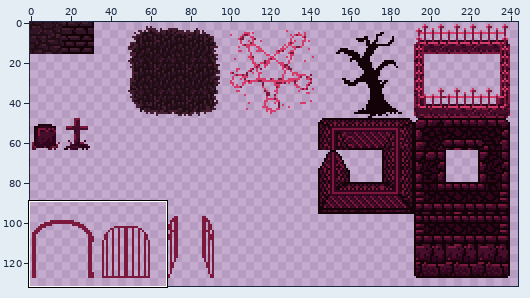
Sprite sheet -- ZarguufsGraveyardAdventure/Assets/Images/tilesheet1.png. The first picture is a wide view before the edit; the outline marks the close-up.
Close-up. Old version:
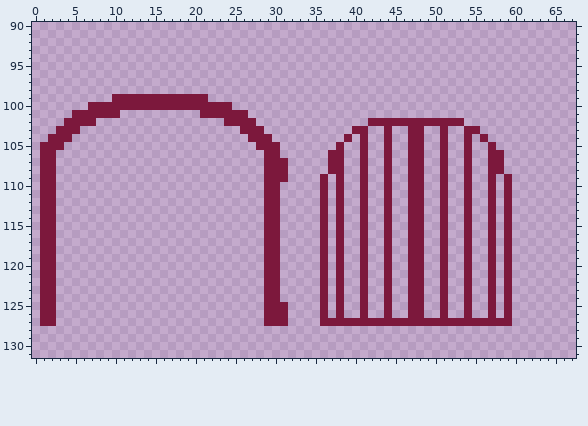
The file is 256x256 pixels. Shown: x 0..67, y 90..131. The wide view leaves out empty margins. The commit also changed other parts of the picture, which this record leaves out.
After the commit:
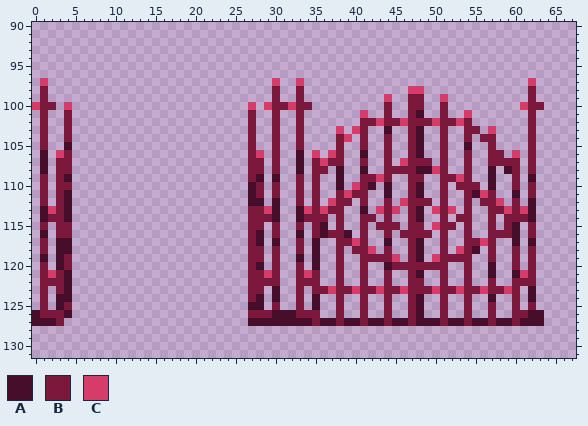
Palette (. is transparent): A #460e2b  B #7c183c  C #d53c6a
Diff:
@@ x 0..67 @@
  96 ....................................................................
- 97 ....................................................................
- 98 ....................................................................
- 99 ..........BBBBBBBBBBBB..............................................
-100 .......BBBBBBBBBBBBBBBBBB...........................................
-101 .....BBBBBB..........BBBBBB.........................................
-102 ....BBBB................BBBB..............BBBBBBBBBBBB..............
-103 ...BBB....................BBB...........BB..B..BB..B..BB............
-104 ..BBB......................BBB.........B.B..B..BB..B..B.B...........
-105 .BBB........................BBB.......B..B..B..BB..B..B..B..........
-106 .BB..........................BB......BB..B..B..BB..B..B..BB.........
-107 .BB..........................BBB.....BB..B..B..BB..B..B..BB.........
-108 .BB..........................BBB.....BB..B..B..BB..B..B..BB.........
-109 .BB..........................BBB....B.B..B..B..BB..B..B..B.B........
-110 .BB..........................BB.....B.B..B..B..BB..B..B..B.B........
-111 .BB..........................BB.....B.B..B..B..BB..B..B..B.B........
-112 .BB..........................BB.....B.B..B..B..BB..B..B..B.B........
-113 .BB..........................BB.....B.B..B..B..BB..B..B..B.B........
-114 .BB..........................BB.....B.B..B..B..BB..B..B..B.B........
-115 .BB..........................BB.....B.B..B..B..BB..B..B..B.B........
-116 .BB..........................BB.....B.B..B..B..BB..B..B..B.B........
-117 .BB..........................BB.....B.B..B..B..BB..B..B..B.B........
-118 .BB..........................BB.....B.B..B..B..BB..B..B..B.B........
-119 .BB..........................BB.....B.B..B..B..BB..B..B..B.B........
-120 .BB..........................BB.....B.B..B..B..BB..B..B..B.B........
-121 .BB..........................BB.....B.B..B..B..BB..B..B..B.B........
-122 .BB..........................BB.....B.B..B..B..BB..B..B..B.B........
-123 .BB..........................BB.....B.B..B..B..BB..B..B..B.B........
-124 .BB..........................BB.....B.B..B..B..BB..B..B..B.B........
-125 .BB..........................BBB....B.B..B..B..BB..B..B..B.B........
-126 .BB..........................BBB....B.B..B..B..BB..B..B..B.B........
-127 .BB..........................BBB....BBBBBBBBBBBBBBBBBBBBBBBB........
+ 97 .C............................C..C............................C.....
+ 98 .B............................B..B.............CC.............B.....
+ 99 .B............................B..B..........C..BB..C..........B.....
+100 CBB.C......................C.CBBCBB.........B..BB..B.........CBB....
+101 .B..B......................B..B..B.......C..B..BA..B..C.......B.....
+102 .B..B......................B..B..B.......BBCBBCBBBCBBCB.......B.....
+103 .B..B......................B..B..B....C.CB..A..BA..B..BB.C....B.....
+104 .B..B......................B..B..B....BC.B..B..BA..B..B.BB....B.....
+105 .B..A......................B..B..B....B..B..B..BA..B..A..B....B.....
+106 .A.CB......................BC.B..A.C.CB..A..B..BA..B..B..BB.C.B.....
+107 .A.BB......................BB.B..A.BCBB..B..B.CBBB.B..B..BBBB.B.....
+108 .A.BB......................BB.B..A.BB.A..A..BBBBAACB..B..A.AB.B.....
+109 .B.BA......................BA.A..B.B..A..BBCB..BB..BBCB..A..B.A.....
+110 .B.BB......................AB.B..B.B..A.CBA.A..BA..B.BBB.A..B.B.....
+111 .B.BA......................AB.B..B.B..BCBB..A..BA..B..BACB..A.B.....
+112 .B.BA......................AA.A..B.B.CBB.B..B.CBBB.B..B.BBC.B.A.....
+113 .ACBA......................BBCA..ACBCBB..A.CBC.BA.CBC.B..BBCBCA.....
+114 .ABBA......................BBBA..ABBB.B..BB.B..BA..B.BB..B.BBBA.....
+115 .B.BB......................BB.B..B.BA.B..B.BBB.BB.CBB.B..B.BA.B.....
+116 .A.BB......................BA.B..A.BABBA.B..B.BBBB.B..B..BBBA.B.....
+117 .B.AA......................BA.A..B.A..BBCB..A..BA..B..BBCB..A.A.....
+118 .B.AA......................BB.B..B.A..B.BBC.B..BA..B.CBA.B..B.B.....
+119 .A.AB......................BB.B..A.A..B..BBBBC.BA.CBBBB..B..B.B.....
+120 .B.AB......................BA.B..B.A..B..B..ABBBBBBB..B..A..B.B.....
+121 .BCBA......................BBCB..BCB..B..B..B..BA..B..B..A..ACB.....
+122 .BBBA......................BBBB..BBB..B..B..B..BB..B..B..B..BBB.....
+123 .B.BA......................BB.A..B.BBCBBCBBCBBCBBBCBBCBBCBBCB.A.....
+124 .B.AA......................BA.A..B.A..B..B..B..BA..B..B..A..B.A.....
+125 .B.AB......................AA.B..B.A..B..B..B..BA..B..B..B..B.B.....
+126 ABBBA......................BBBAAABBB..B..B..B..BA..B..B..B..BBAA....
+127 AAAB.......................AAAAAAAABAABAABAABAABAAABAABAABAABAAA....
 128 ....................................................................
Boxes around the changes in both close-ups, in picture pixels (x1, y1, x2, y2):
changed: (32, 78, 544, 326)
